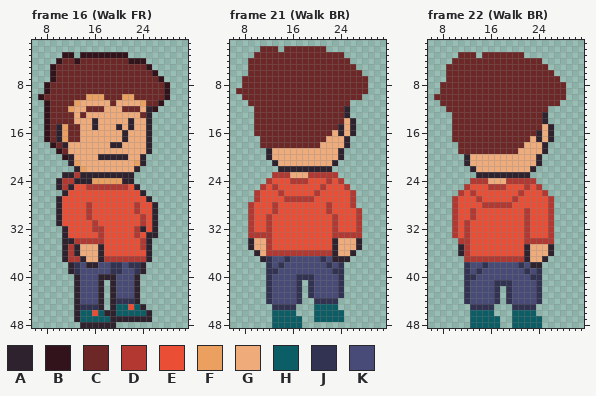
Pixel-art file: WIP/Characters/GabeNew2.aseprite. That is the earlier state.
37x49 pixels, 42 frames. Shown: frame 16 (Walk FR): x 6..31, y 1..48; frame 21 (Walk BR): x 6..31, y 1..48; frame 22 (Walk BR): x 6..31, y 1..48. The commit also changed other frames, which this record leaves out.
Visible layers, top first: "Layer 2", "Layer 1", "Flattened".
Palette (. is transparent): A #2e222f  B #33131b  C #6e2727  D #b33831  E #ea4f36  F #eca05f  G #f0ab7b  H #0b5e65  J #323353  K #484a77
Pixels before, frame 16 (Walk FR), first column x 7:
 3 ....BB.BBBBBBBB.......
 4 ...BCCBCCCCCCCCBBB....
 5 ..BCCCCCCCCCCCCCCCB...
 6 ..BCCCCCCCCCCCCCCCCB..
 7 ..BCCCCCCCCCCCCCCCCCB.
 8 .BCCCCCCCCCCCCCCCCCCCB
 9 .BCCCCCCCCCCCCCCCCCCCB
10 BCCCCCCCFFFCCCFFCCCCCB
11 .BCCCCFGGGGGCGGGGFCCB.
12 .BCCCFGGCCCGGGCCCGAB..
13 .BCCCCGCGGGGGGGGGCA...
14 .BCCCCGGGAGGGGGAGGA...
15 .BCAFCCGGAGGGAGAGGA...
16 .BCAFCCGGGGGGGAGGGA...
17 .BCAFCCGGGGGGGAGGGA...
18 ..BCAGGGGGGGAAGGGGA...
19 ...BCGGGGGGGGGGGGGA...
20 ....BAGGGGAAAAAGGA....
21 .....AFGGGGGGGGGFA....
22 ......AFGGGGGGGGA.....
23 ....AADAAAAAAAAA......
24 ...ADDAAAFFFFFAA......
25 ...ADAEEDDDDDDDEA.....
26 ....AEEEEEEEEEEEEA....
27 ...AEEEEEEEEEEEEEEA...
28 ...AEEEEDEEEEEEEDEEA..
29 ...AEEEEDEEEEEEEDEEA..
30 ...AEEEEDEEEEEEEEDEA..
31 ...AEEEEEDEEEEEEEDEA..
32 ....AEEEEDDEEEEEDAEA..
33 ....AEEEEEDEEEEEDEAA..
34 ....AADDDDDEEEEEEDA...
35 ....ADAGGGAEEEEEEDA...
36 ....ADAGGGAEEEEEEEA...
37 ....ADDAGGADDDDDDDA...
38 .....AJKAAKKJJKJJA....
39 .....AJKKKKKJJKKJA....
40 ......AKKKAAAKKKA.....
41 ......AKKKA.AKKKA.....
42 ......AKKKA.AKKKA.....
43 ......AKKKA.AKKKA.....
44 ......AKKKA.AJJJA.....
45 ......AJJJA.AHHEHA....
46 ......AHHEHAAHHHHHA...
47 ......AHHHHHAAAAAAA...
48 .......AAAAAA.........
Pixels before, frame 21 (Walk BR), first column x 7:
 2 ....CCC.CCCCCCC.......
 3 ...CCCCCCCCCCCCCCC....
 4 ..CCCCCCCCCCCCCCCCC...
 5 ..CCCCCCCCCCCCCCCCCC..
 6 ..CCCCCCCCCCCCCCCCCCC.
 7 .CCCCCCCCCCCCCCCCCCCCC
 8 .CCCCCCCCCCCCCCCCCCCCC
 9 CCCCCCCCCCCCCCCCCCCCCC
10 .CCCCCCCCCCCCCCCCCCCC.
11 ..CCCCCCCCCCCCCCCCC...
12 ...CCCCCCCCCCCCCCCA...
13 ...CCCCCCCCCCCCCCCA...
14 ...CCCCCCCCCCCCCCCGA..
15 ...CCCCCCCCCCCCCCAGA..
16 ...CCCCCCCCCCCCCGAGA..
17 ....CCCCCCCCCCCGGGA...
18 ....CCCCCCCCCCGGGGA...
19 .....AGGGGGGGGGGGA....
20 .....AGGGGGGGGGGGA....
21 ......AGGGGGGGGGA.....
22 .......AAAAAAAAA......
23 ......DDDGGGDDDDD.....
24 .....DEEEDDDEEEDED....
25 ....DEDEEEEEEEDEEED...
26 ...DEEEDEEEEEDEEEEED..
27 ...DEEEEDDDDDEEEEEED..
28 ..DEEEDEEEEEEEEDEEED..
29 ..DEEEDEEEEEEEEDEEEED.
30 ..DEEDEEEEEEEEEEDEEED.
31 ..DEEDEEEEEEEEEEDEEED.
32 ..DEEDEEEEEEEEEEDEEED.
33 ..DDDDEEEEEEEEEEDDDDD.
34 ..AGGDEEEEEEEEEEAGGGA.
35 ..AGGDEEEEEEEEEEAGGGA.
36 ...AGDDDDDDDDDDDAGGA..
37 ....AJKKJKKKKKJKAAA...
38 .....JKJKKKKKKKJKJ....
39 .....JJKKKKKKKKKJJ....
40 .....JKKKKJJJKKKKJ....
41 .....JKKKKJ.JKKKKJ....
42 .....JKKKKJ.JKKKKJ....
43 .....JKKKKJ.JKKKKJ....
44 .....JKKKKJ..JJJJ.....
45 ......JJJJ...HHHH.....
46 ......HHHH...HHHHH....
47 ......HHHHH..HHHHH....
48 ......HHHHH...........
Pixels before, frame 22 (Walk BR), first column x 7:
 3 ....CCC.CCCCCCC.......
 4 ...CCCCCCCCCCCCCCC....
 5 ..CCCCCCCCCCCCCCCCC...
 6 ..CCCCCCCCCCCCCCCCCC..
 7 ..CCCCCCCCCCCCCCCCCCC.
 8 .CCCCCCCCCCCCCCCCCCCCC
 9 .CCCCCCCCCCCCCCCCCCCCC
10 CCCCCCCCCCCCCCCCCCCCCC
11 .CCCCCCCCCCCCCCCCCCCC.
12 ..CCCCCCCCCCCCCCCCC...
13 ...CCCCCCCCCCCCCCCA...
14 ...CCCCCCCCCCCCCCCA...
15 ...CCCCCCCCCCCCCCCGA..
16 ...CCCCCCCCCCCCCCAGA..
17 ...CCCCCCCCCCCCCGAGA..
18 ....CCCCCCCCCCCGGGA...
19 ....CCCCCCCCCCGGGGA...
20 .....AGGGGGGGGGGGA....
21 .....AGGGGGGGGGGGA....
22 ......AGGGGGGGGGA.....
23 .......AAAAAAAAA......
24 ......DDDGGGDDDDD.....
25 .....DEEEDDDEEEDED....
26 ....DEDEEEEEEEDEEED...
27 ...DEEEDEEEEEDEEEEED..
28 ...DEEEEDDDDDEEEEEED..
29 ...DEEDEEEEEEEEDEEED..
30 ...DEEDEEEEEEEEDEEED..
31 ...DEDEEEEEEEEEDEEED..
32 ...DEDEEEEEEEEEDEEED..
33 ...DEDEEEEEEEEEDEEED..
34 ....DDEEEEEEEEEDDDDD..
35 ....ADEEEEEEEEEAGGGA..
36 ....ADEEEEEEEEEAGGGA..
37 .....DDDDDDDDDDAGGA...
38 .....JKKJKKKKKJKAA....
39 .....JKJKKKKKKKJKJ....
40 .....JJKKKKKKKKKJJ....
41 .....JKKKKJJJKKKKJ....
42 .....JKKKKJ.JKKKKJ....
43 .....JKKKKJ.JKKKKJ....
44 .....JKKKKJ.JKKKKJ....
45 ......JJJJ...JJJJ.....
46 ......HHHH...HHHH.....
47 ......HHHHH..HHHHH....
48 ......HHHHH..HHHHH....
The result:
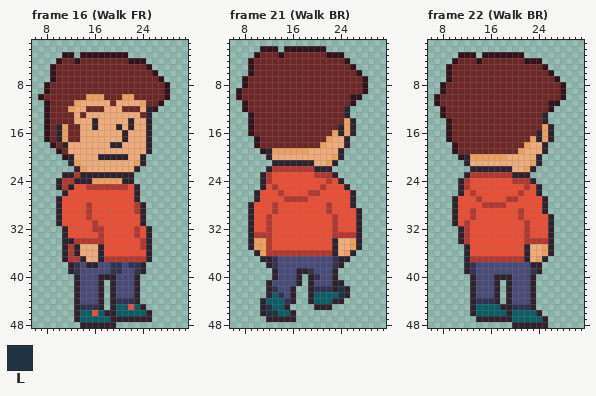
Colours new in this view: L #1f3342
Diff:
Changed rows in their new state; - is an unchanged pixel.
Frame 16 (Walk FR), layers "Layer 2", "Layer 1", "Flattened":
first column x 23:
26 A.--
27 A..-
28 -A..
29 -A..
30 -A..
31 -A..
32 -EA.
33 ---.
Frame 21 (Walk BR), layers "Layer 1", "Flattened":
first column x 7:
 2 ----BBB-BBBBBBB-------
 3 ---B---B-------BBB----
 4 --B---------------B---
 5 --B----------------B--
 6 --B-----------------B-
 7 -B-------------------B
 8 -B-------------------B
 9 B--------------------B
10 B------------------BB-
11 -B-----------------B--
12 -BC-------------------
13 --B-------------------
14 --B---------------F---
15 --B---------------F---
16 --B-------------F-F---
17 ---B-----------F------
18 ---B----------F-------
19 ----B-FFFFFF----------
20 ----------------F-----
21 -------AAAAAA--F------
22 -----ADDDDDDD---------
23 ----ADEEEEEEE---A-----
24 ----A----EEE-----A----
25 ----A-------------A---
26 ---A--------D------A--
27 ---A--------E------A--
28 --A----------------A--
29 --A-----------------A-
30 --A-----------------A-
31 --A-----------------A-
32 --A-----------------A-
33 --A-----------------A-
34 ---FF--------------F--
35 ---FF--------------F--
36 ----F-------------F---
37 -----AJ-K-----K-J-----
38 -----AJK-------KJA----
39 -----.A---AAJ---A.----
40 -----.A---A.AJ--A.----
41 -----A----A-A---AA----
42 -----AJ--A.-AJJJALA---
43 -----AHJ-A.-AHHHHLA---
44 ----AHHHJA.-AHHHAA----
45 ----ALHHA.---AAA.-----
46 ----ALL--A---.....----
47 -----AAAAA.--.....----
48 ------.....-----------
Frame 22 (Walk BR), layer "Flattened":
first column x 7:
 3 ----BBB-BBBBBBB-------
 4 ---B---B-------BBB----
 5 --B---------------B---
 6 --B----------------B--
 7 --B-----------------B-
 8 -B-------------------B
 9 -B-------------------B
10 B--------------------B
11 B------------------BB-
12 -B-----------------B--
13 -BC-------------------
14 --B-------------------
15 --B---------------F---
16 --B---------------F---
17 --B-------------F-F---
18 ---B-----------F------
19 ---B----------F-------
20 ----B-FFFFFF----------
21 ----------------F-----
22 -------AAAAAA--F------
23 -----ADDDDDDD---------
24 ----ADEEEEEEE---A-----
25 ----A----EEE-----A----
26 ----A------------A.---
27 ---A--------D-----A.--
28 ---A--------E-----A.--
29 ---A----------DE--A.--
30 ---A----------DE---A--
31 ---A---------------A--
32 ---.A--------------A--
33 ---.A--------------A--
34 ----A--------------A--
35 ----.A------------F---
36 ----.A------------F---
37 -----A-----------F----
38 -----AJ-K-----K-------
39 -----AJK-------KJA----
40 -----.A---AAA---A.----
41 -----.A---A.A---A.----
42 -----.A---A-A---A.----
43 -----.A---A-A---A.----
44 -----.AJJJA-A---A.----
45 ------AHHHHAA---A-----
46 ------A---HHA----A----
47 ------.AAAAAA-----A---
48 ------.....--AAAAAA---
Where, in picture pixels (left, top, right, bottom), the same in both pictures:
changed: (134, 190, 158, 238)
changed: (236, 46, 368, 328)
changed: (434, 52, 566, 328)
